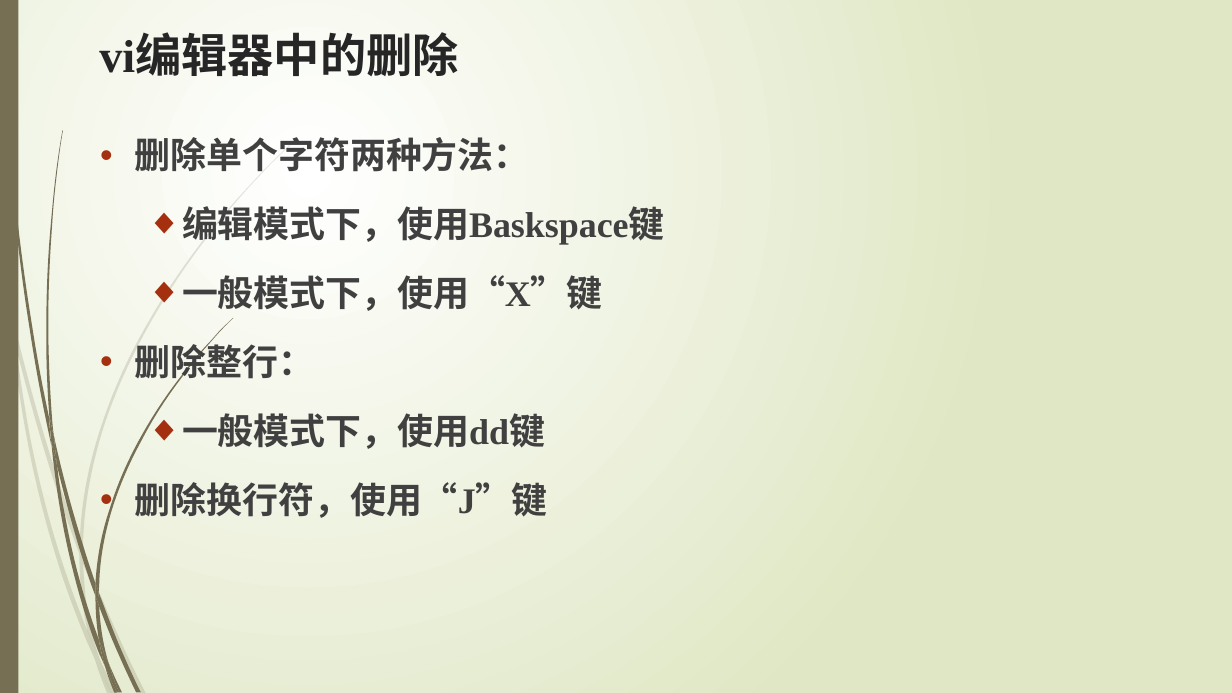
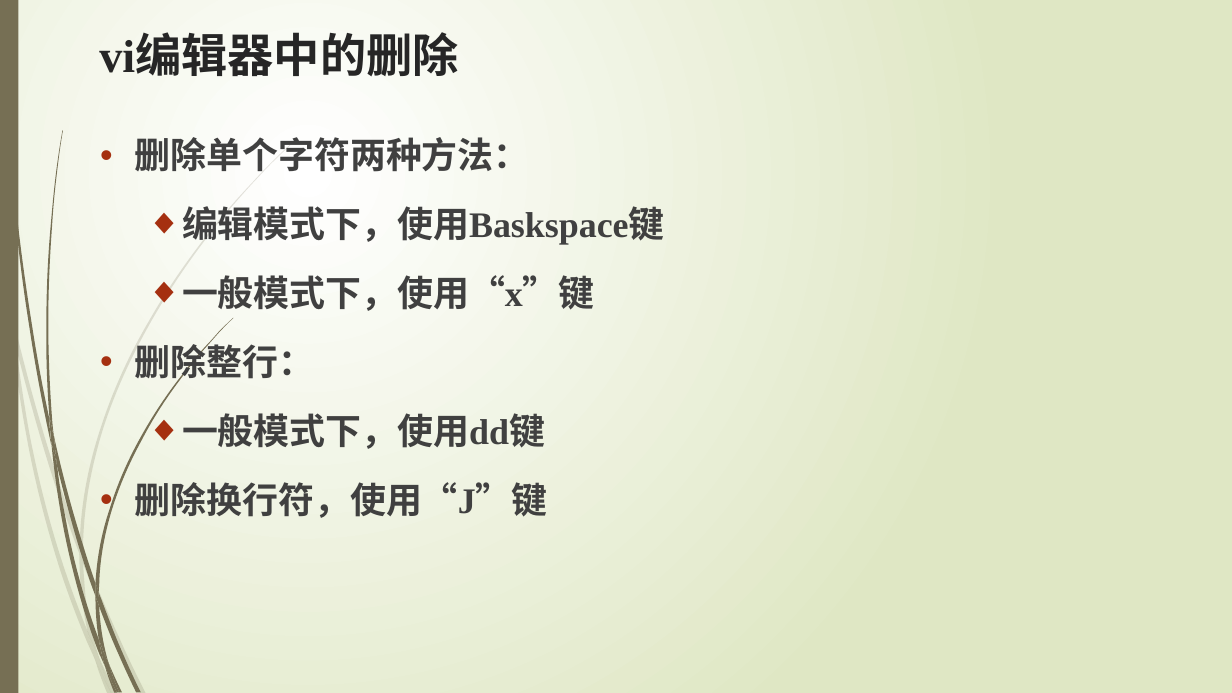
Before and after one commit to edu2act/course-testing-technique, a slide deck: slide 11 of PPT/4 vi Editor.pptx. Drawn at 1232x693 pixels with LibreOffice and Linux fonts; fonts in the diff are those of the drawing. Boxes give left, top, right and bottom in pixels: in the first picture for what was removed or moved away, otherwise in the second. Text is boxed around its words. In the diff, an @@ line names an element or a change of style, - is before the commit and + after.

```diff
--- a/PPT/4 vi Editor.pptx
+++ b/PPT/4 vi Editor.pptx
@@ text at <box>182,275,595,311</box>: text changed @@
-  ◆ 一般模式下，使用“X”键
+  ◆ 一般模式下，使用“x”键
```
Also in this commit, not shown: 1 other slide changed, 2 other files.
